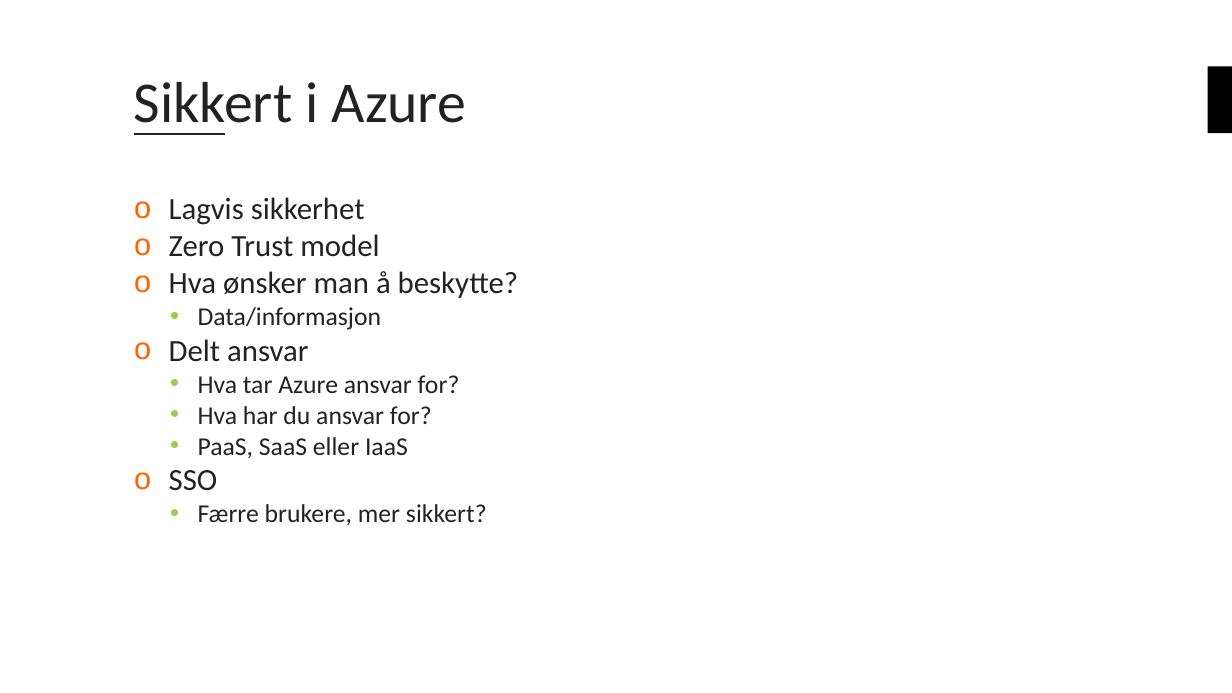
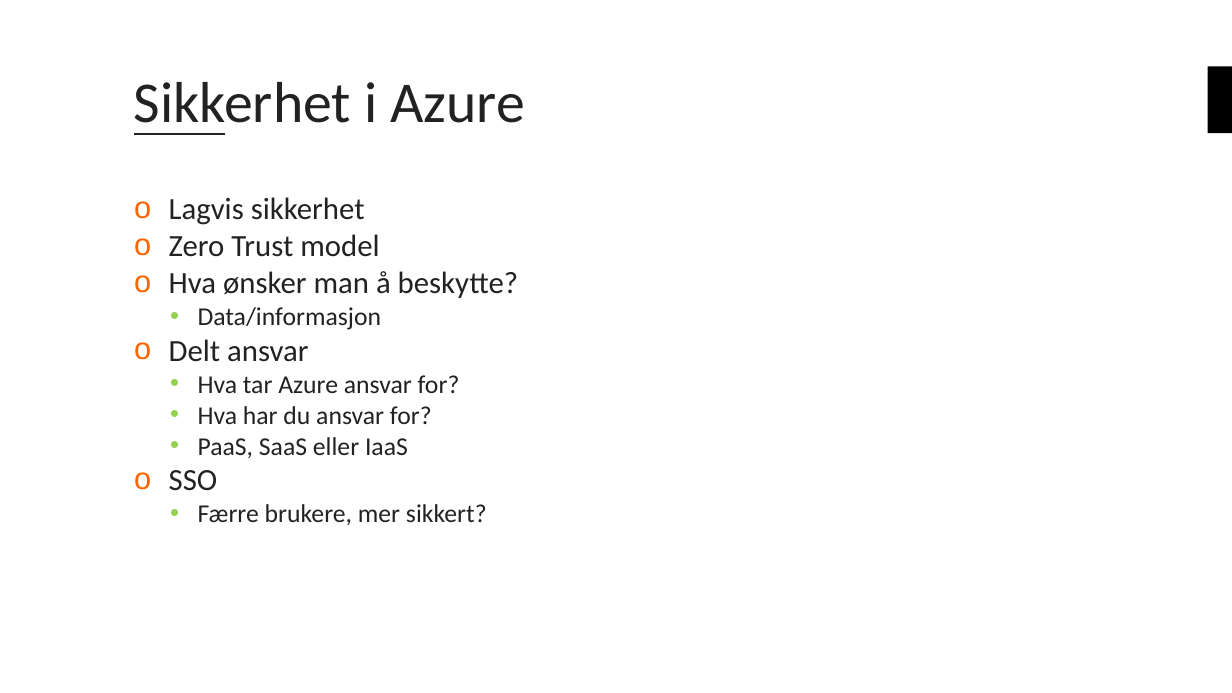
Before and after one commit to bouvet/azure-workshops, a slide deck: slide 6 of Workshop_3/Presentasjon/Azureskolen-Workshop#3.pptx. Drawn at 1232x693 pixels with LibreOffice and Linux fonts; fonts in the diff are those of the drawing; background and template pictures are left out. Boxes give left, top, right and bottom in pixels: in the first picture for what was removed or moved away, otherwise in the second. Text is boxed around its words. In the diff, an @@ line names an element or a change of style, - is before the commit and + after.

```diff
--- a/Workshop_3/Presentasjon/Azureskolen-Workshop#3.pptx
+++ b/Workshop_3/Presentasjon/Azureskolen-Workshop#3.pptx
@@ title at (134, 82, 524, 135): text changed @@
-Sikkert i Azure
+Sikkerhet i Azure
```
Also in this commit, not shown: 1 other file.
